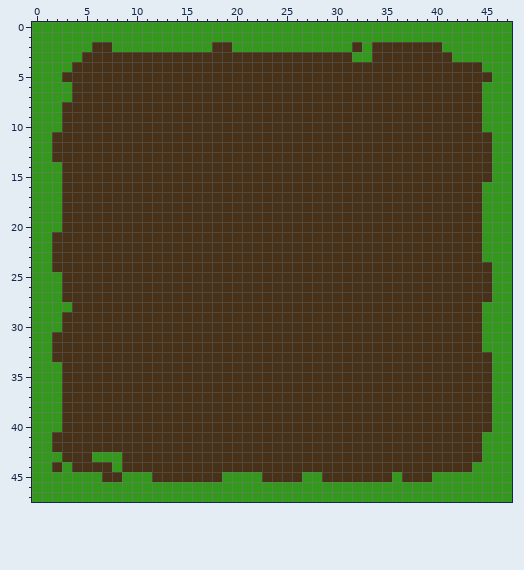
Edited in one commit: pixel-art file (DungeonCrawler/src/sprites/test_tileset.aseprite). The picture above was drawn from the file before the commit.
48x48 pixels, 1 frame.
Now the later version:
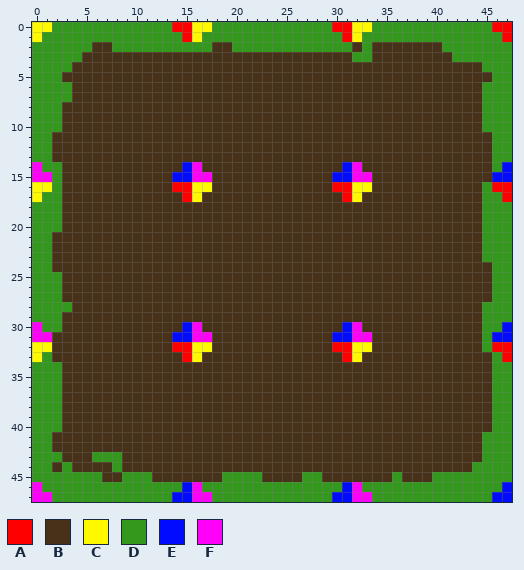
Palette (. is transparent): A #ff0000  B #473118  C #fff900  D #33991c  E #000bff  F #ff00f9
The edit:
layer "Layer 3" added
--- layer "Layer 3"
@@ x 0..47 @@
- 0 DDDDDDDDDDDDDDDDDDDDDDDDDDDDDDDDDDDDDDDDDDDDDDDD
- 1 DDDDDDDDDDDDDDDDDDDDDDDDDDDDDDDDDDDDDDDDDDDDDDDD
+ 0 CCDDDDDDDDDDDDAACCDDDDDDDDDDDDAACCDDDDDDDDDDDDAA
+ 1 CDDDDDDDDDDDDDDACDDDDDDDDDDDDDDACDDDDDDDDDDDDDDA
  2 DDDDDDBBDDDDDDDDDDBBDDDDDDDDDDDDBDBBBBBBBDDDDDDD
@@ x 0..47 @@
 13 DDBBBBBBBBBBBBBBBBBBBBBBBBBBBBBBBBBBBBBBBBBBBBDD
-14 DDDBBBBBBBBBBBBBBBBBBBBBBBBBBBBBBBBBBBBBBBBBBBDD
-15 DDDBBBBBBBBBBBBBBBBBBBBBBBBBBBBBBBBBBBBBBBBBBBDD
-16 DDDBBBBBBBBBBBBBBBBBBBBBBBBBBBBBBBBBBBBBBBBBBDDD
-17 DDDBBBBBBBBBBBBBBBBBBBBBBBBBBBBBBBBBBBBBBBBBBDDD
+14 FDDBBBBBBBBBBBBEFBBBBBBBBBBBBBBEFBBBBBBBBBBBBBDE
+15 FFDBBBBBBBBBBBEEFFBBBBBBBBBBBBEEFFBBBBBBBBBBBBEE
+16 CCDBBBBBBBBBBBAACCBBBBBBBBBBBBAACCBBBBBBBBBBBDAA
+17 CDDBBBBBBBBBBBBACBBBBBBBBBBBBBBACBBBBBBBBBBBBDDA
 18 DDDBBBBBBBBBBBBBBBBBBBBBBBBBBBBBBBBBBBBBBBBBBDDD
@@ x 0..47 @@
 29 DDDBBBBBBBBBBBBBBBBBBBBBBBBBBBBBBBBBBBBBBBBBBDDD
-30 DDDBBBBBBBBBBBBBBBBBBBBBBBBBBBBBBBBBBBBBBBBBBDDD
-31 DDBBBBBBBBBBBBBBBBBBBBBBBBBBBBBBBBBBBBBBBBBBBDDD
-32 DDBBBBBBBBBBBBBBBBBBBBBBBBBBBBBBBBBBBBBBBBBBBDDD
-33 DDBBBBBBBBBBBBBBBBBBBBBBBBBBBBBBBBBBBBBBBBBBBBDD
+30 FDDBBBBBBBBBBBBEFBBBBBBBBBBBBBBEFBBBBBBBBBBBBDDE
+31 FFBBBBBBBBBBBBEEFFBBBBBBBBBBBBEEFFBBBBBBBBBBBDEE
+32 CCBBBBBBBBBBBBAACCBBBBBBBBBBBBAACCBBBBBBBBBBBDAA
+33 CDBBBBBBBBBBBBBACBBBBBBBBBBBBBBACBBBBBBBBBBBBBDA
 34 DDDBBBBBBBBBBBBBBBBBBBBBBBBBBBBBBBBBBBBBBBBBBBDD
@@ x 0..47 @@
 45 DDDDDDDBBDDDBBBBBBBDDDDBBBBDDBBBBBBBDBBBDDDDDDDD
-46 DDDDDDDDDDDDDDDDDDDDDDDDDDDDDDDDDDDDDDDDDDDDDDDD
-47 DDDDDDDDDDDDDDDDDDDDDDDDDDDDDDDDDDDDDDDDDDDDDDDD
+46 FDDDDDDDDDDDDDDEFDDDDDDDDDDDDDDEFDDDDDDDDDDDDDDE
+47 FFDDDDDDDDDDDDEEFFDDDDDDDDDDDDEEFFDDDDDDDDDDDDEE
